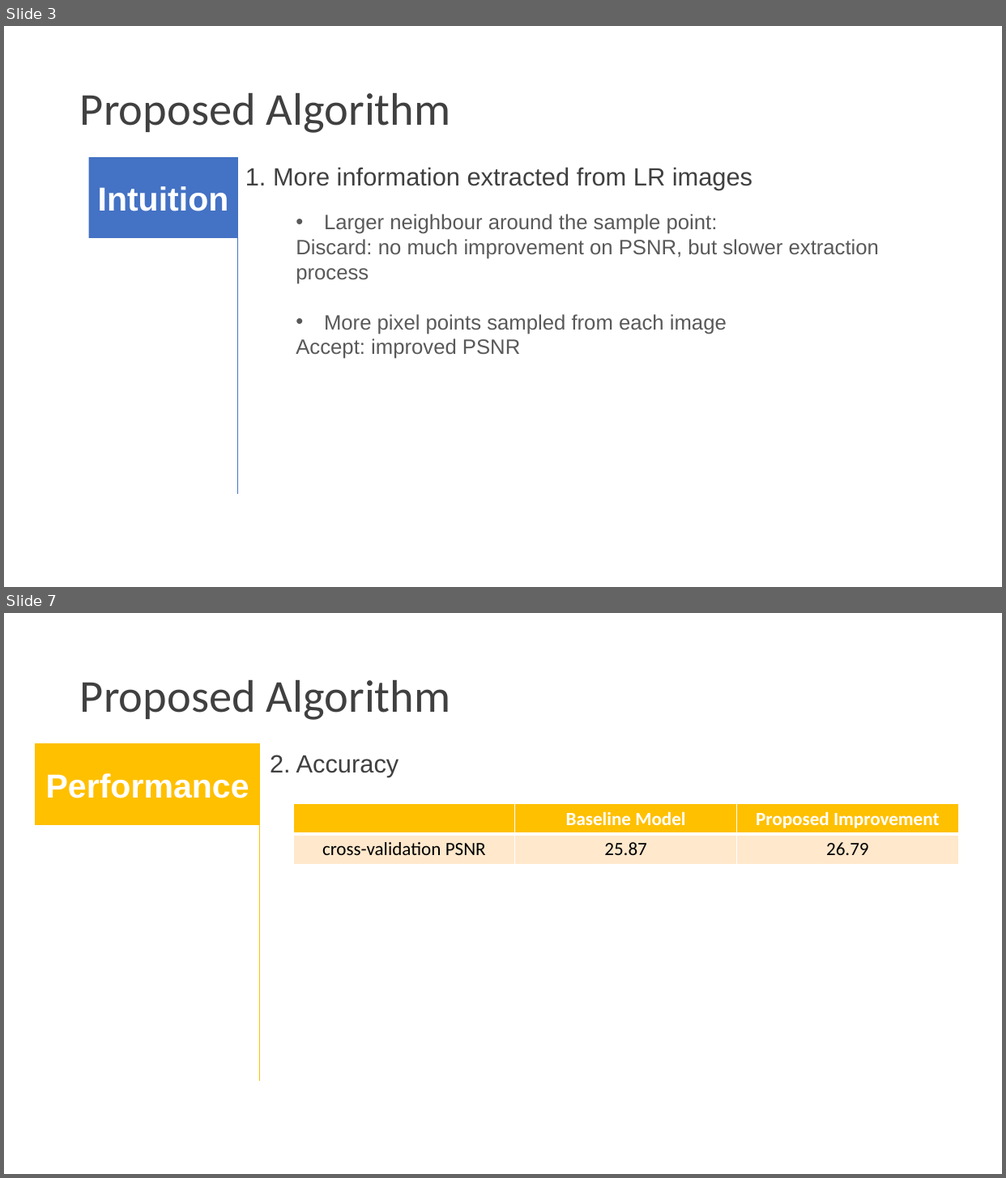
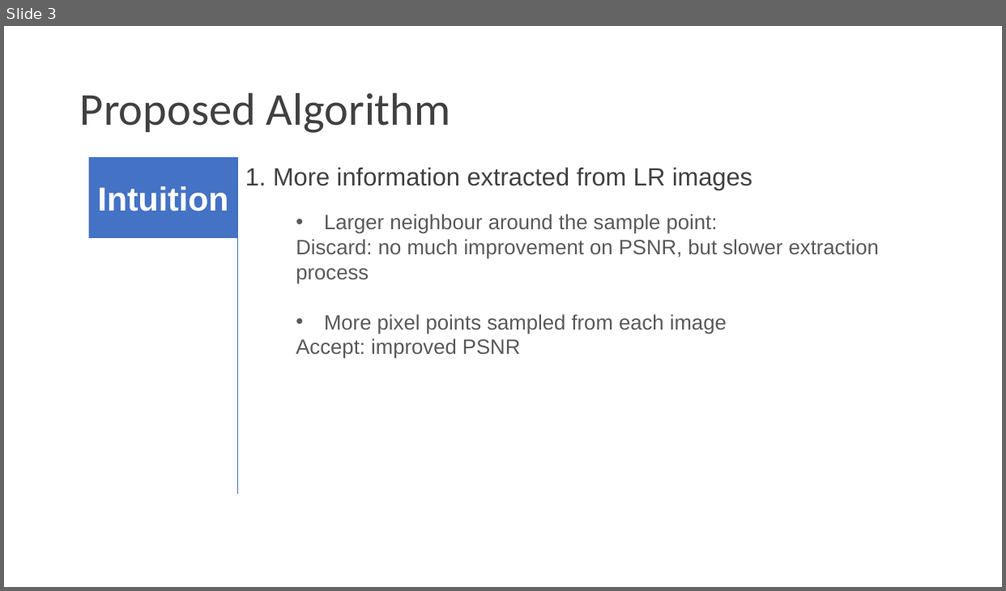
Before and after one commit to TZstatsADS/Fall2018-Proj3-Sec2-grp9, a slide deck: doc/Group9Pre.pptx. Shown one above the other, each under a label of ours: slides 3 and 7 before the commit, slide 3 after it; the slides between them are not shown. The pictures are 1006x1178 and 1006x591 pixels, drawn with LibreOffice and Linux fonts; fonts in the diff are those of the drawing. Boxes give left, top, right and bottom in pixels: in the first picture for what was removed or moved away, otherwise in the second. Text is boxed around its words. In the diff, an @@ line names an element or a change of style, - is before the commit and + after.

```diff
--- a/doc/Group9Pre.pptx
+++ b/doc/Group9Pre.pptx
@@ slide 7 removed at (4, 613, 1002, 1174), background #FFFFFF @@
@@ title removed at (80, 680, 451, 720) @@
-Proposed Algorithm
@@ rectangle removed at (36, 744, 259, 824) @@
-Performance
@@ line removed from (260, 744) to (260, 1082) @@
@@ text removed at (270, 755, 399, 777) @@
-2. Accuracy
@@ table removed at (293, 804, 957, 865), 2 rows, 3 columns @@
- | Baseline Model | Proposed Improvement
-cross-validation PSNR | 25.87 | 26.79
```
Also in this commit, not shown: 4 slides changed.
